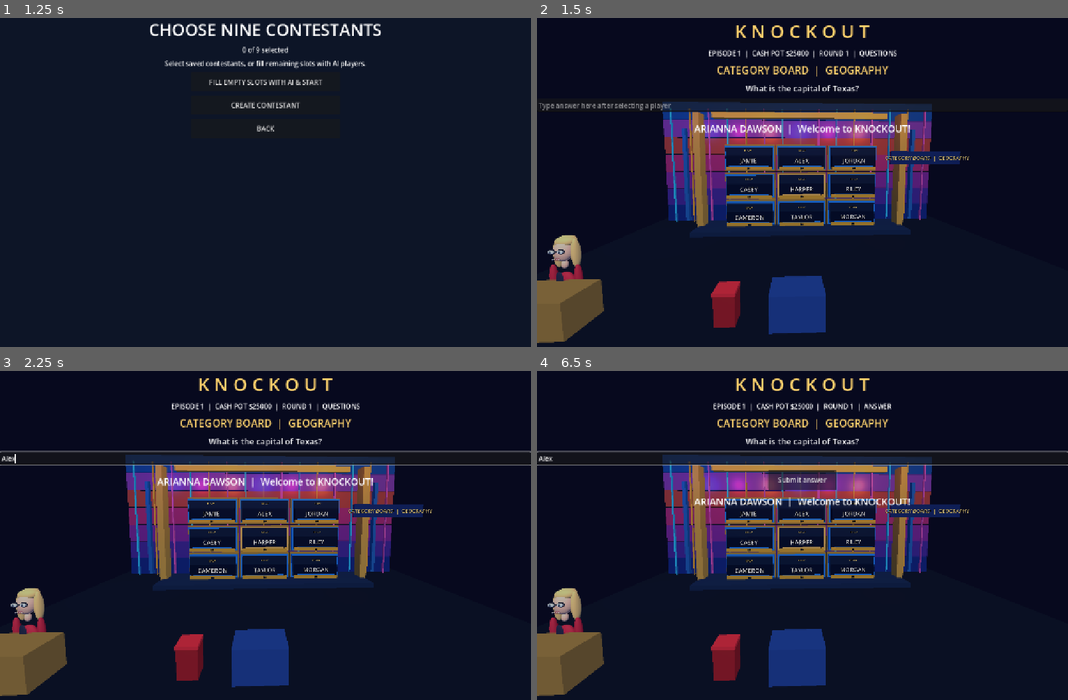
Above: before the commit, frames 1-4 (two rows, left to right).
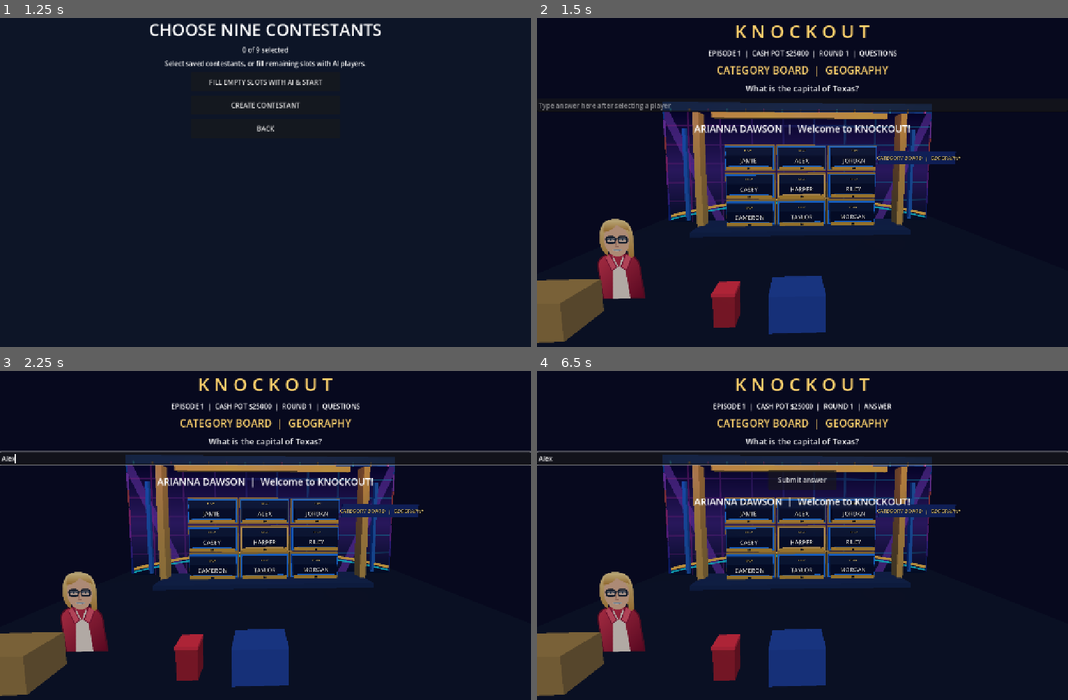
Above: after the commit, the same moments.

Repository: Becksploder2/Knockout
Game: Godot game, scene res://scenes/launcher.tscn
Two runs of this game, one before a commit and one after it. Both use one fixed random seed, a clock stepped at 60 frames per second and the inputs below.
Inputs (mouse positions are in pixels of both pictures, inside the frame that each line leads up to):
- Up to frame 1 (1.25 s): click "PLAY KNOCKOUT" at 0.5 s
- Up to frame 2 (1.5 s): click "FILL EMPTY SLOTS WITH AI & ST…" at 1.25 s
- Up to frame 3 (2.25 s): click (265, 459) at 2.02 s; type "Alex" at 2.1 s
- Up to frame 4 (6.5 s): tap Enter at 2.75, 4.25, 5.75 s; tap Space at 3.5, 5 s

Frame 1 is identical in both runs. In frame 2, 9.2% of the frame differs, in the area x 2-82%, y 28-86%; in frame 3, 9.2%; in frame 4, 9.2%.

Commit message:
Use bundled SVG textures by default for Arianna and studio backdrop; keep Escape finale integrated

Diff:
--- a/Main.gd
+++ b/Main.gd
@@ -964,13 +964,13 @@
 			square_status_labels.append(statusplate)
 	# Physical category display mounted above the contestant bays.
 	stage_category_board = Label3D.new()
-	stage_category_board.position = Vector3(12.0, 7.0, -7.0)
+	stage_category_board.position = Vector3(11.2, 7.0, -7.0)
 	stage_category_board.pixel_size = 0.008
 	stage_category_board.font_size = 62
 	stage_category_board.outline_size = 12
 	stage_category_board.modulate = Color("#ffe18d")
 	studio_root.add_child(stage_category_board)
-	_studio_box(Vector3(12.0, 7.0, -7.4), Vector3(6.8, 1.3, 0.25), Color("#152c70"))
+	_studio_box(Vector3(11.2, 7.0, -7.4), Vector3(7.5, 1.3, 0.25), Color("#152c70"))
 	# Refresh 3D nameplates after the stage is constructed.
 	render()
 	# Downstage podiums, deliberately separated from the contestant wall.
@@ -979,10 +979,9 @@
 	_studio_box(Vector3(-3.5, 1.36, 5), Vector3(0.9, 0.15, 0.9), Color("#ff3344"))
 	_studio_box(Vector3(-0.6, 0.6, 5), Vector3(2.2, 1.7, 1.5), Color("#244aa2"))
 	# Arianna Dawson: procedural 3D host avatar, visible behind the left podium.
-	if not _studio_texture_panel("res://knockout_concept_assets/arianna_concept.png", Vector3(-10.8, 2.1, 4.0), Vector2(2.5, 3.5), true):
-		_build_arianna_avatar(Vector3(-10.8, 0.0, 4.0))
-	_studio_texture_panel("res://knockout_concept_assets/contestant_wall.png", Vector3(0, 5.6, -8.65), Vector2(16.0, 10.0), false)
-	_studio_texture_panel("res://knockout_concept_assets/category_wall.png", Vector3(12.0, 4.5, -8.7), Vector2(6.5, 9.0), false)
+	if not _studio_texture_panel("res://knockout_concept_assets/arianna_game.svg", Vector3(-9.0, 2.2, 3.4), Vector2(2.9, 4.3), true):
+		_build_arianna_avatar(Vector3(-9.0, 0.0, 3.4))
+	_studio_texture_panel("res://knockout_concept_assets/studio_game.svg", Vector3(0, 6.0, -10.9), Vector2(29.0, 12.0), false)
 
 func _studio_box(pos: Vector3, dimensions: Vector3, color: Color) -> void:
 	var node := MeshInstance3D.new()
